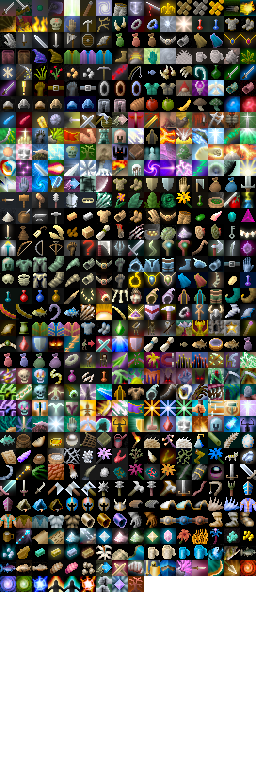
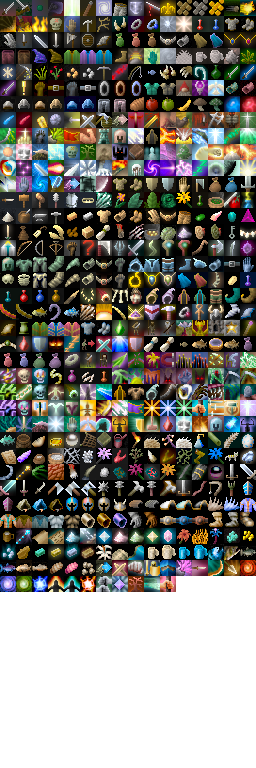
Revision of a layered 256 x 768 image; what changed, layer by layer:
painted on "Background" over [144, 576, 174, 592]
painted on "Pasted Layer" over [144, 576, 176, 592]
painted on "shade" over [144, 576, 160, 592]
